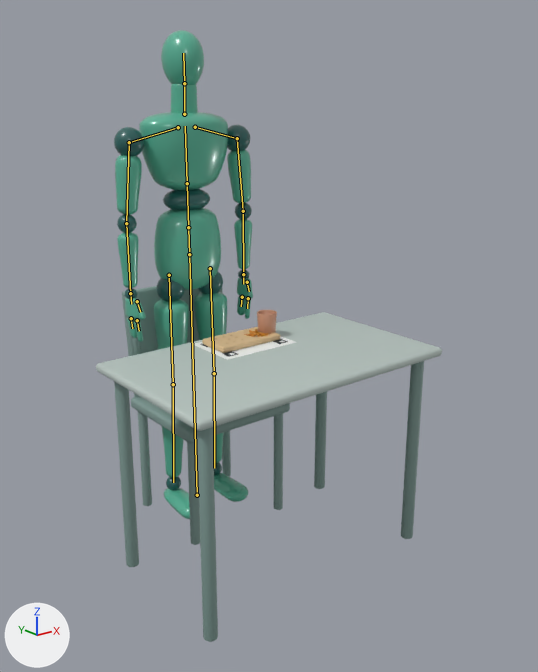
The glTF model web/public/avatar/praxis_avatar.glb, before and after one commit.
One viewpoint serves both versions: a camera (50 mm lens) standing at (-1.48, -2.32, 1.54) and looking at (0.05, -0.41, 0.78). The lights are fixed; the arrows at lower left show +X, +Y and +Z. The first picture is the older version. The bones that change, and the others that lie on the model, are drawn over the model as lines.

Objects in the first picture: 'body', 'prop_chair', 'prop_pegboard', 'prop_table' and 2 more.
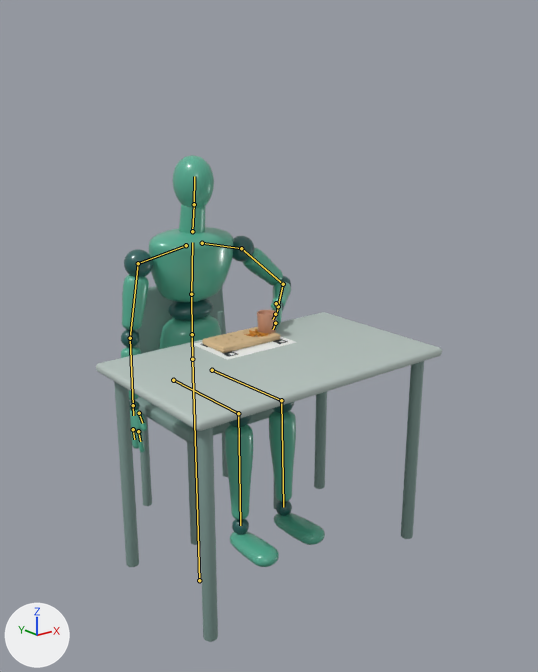
The newer file adds an action. The first version stands in its rest pose; the second is drawn at frame 384 of the action 'waiter_cup'.

What the commit changed:
Bone 'root' (bone_root) moves from (0.0, 0.0, 0.0) to (0.0, -0.41, 0.0).
Bone 'spine' (bone_spine) turns from (0, 0, 0) to (2, 0, 0) degrees about its own x, y and z.
Bone 'chest' (bone_chest) turns from (0, 0, 0) to (2, 0, 0) degrees about its own x, y and z.
Bone 'upper_arm_L' (bone_upper_arm_l) turns from (0, 0, 0) to (3, -1, 45) degrees about its own x, y and z.
Bone 'forearm_L' (bone_forearm_l) turns from (0, 0, 0) to (84, 42, -46) degrees about its own x, y and z.
Bone 'hand_L' (bone_hand_l) turns from (0, 0, 0) to (-12, 0, 0) degrees about its own x, y and z.
Bone 'upper_arm_R' (bone_upper_arm_r) turns from (0, 0, 0) to (3, 0, -4) degrees about its own x, y and z.
Bone 'forearm_R' (bone_forearm_r) turns from (0, 0, 0) to (8, 0, 0) degrees about its own x, y and z.
Bone 'thigh_L' (bone_thigh_l) turns from (0, 0, 0) to (90, -1, -1) degrees about its own x, y and z.
Bone 'shin_L' (bone_shin_l) turns from (0, 0, 0) to (-86, 1, -1) degrees about its own x, y and z.
Bone 'thigh_R' (bone_thigh_r) turns from (0, 0, 0) to (90, 1, 1) degrees about its own x, y and z.
Bone 'shin_R' (bone_shin_r) turns from (0, 0, 0) to (-86, -1, 1) degrees about its own x, y and z.

Where the change shows, as pixel boxes (x1, y1, x2, y2) in the pictures (538 x 672 px):
'body', posed (46% wider, 16% shorter)
    before: (114, 30, 253, 519)
    after: (121, 155, 325, 567)
bone 'root', root to tip
    before: (197, 495) to (189, 254)
    after: (199, 580) to (192, 359)
bone 'spine', root to tip
    before: (188, 227) to (187, 183)
    after: (192, 334) to (191, 294)
bone 'chest', root to tip
    before: (187, 183) to (185, 126)
    after: (191, 294) to (192, 242)
bone 'upper_arm_L', root to tip
    before: (237, 138) to (243, 211)
    after: (241, 248) to (283, 284)
bone 'forearm_L', root to tip
    before: (243, 211) to (243, 274)
    after: (283, 284) to (278, 306)
bone 'hand_L', root to tip
    before: (243, 274) to (243, 284)
    after: (278, 306) to (277, 312)
bone 'upper_arm_R', root to tip
    before: (129, 142) to (126, 223)
    after: (138, 263) to (130, 338)
bone 'forearm_R', root to tip
    before: (126, 223) to (130, 293)
    after: (130, 338) to (133, 405)
bone 'thigh_L', root to tip
    before: (210, 268) to (214, 373)
    after: (212, 370) to (281, 400)
bone 'shin_L', root to tip
    before: (214, 373) to (214, 468)
    after: (281, 400) to (283, 507)
bone 'thigh_R', root to tip
    before: (169, 275) to (173, 384)
    after: (173, 380) to (238, 413)
bone 'shin_R', root to tip
    before: (173, 384) to (173, 482)
    after: (238, 413) to (240, 525)
